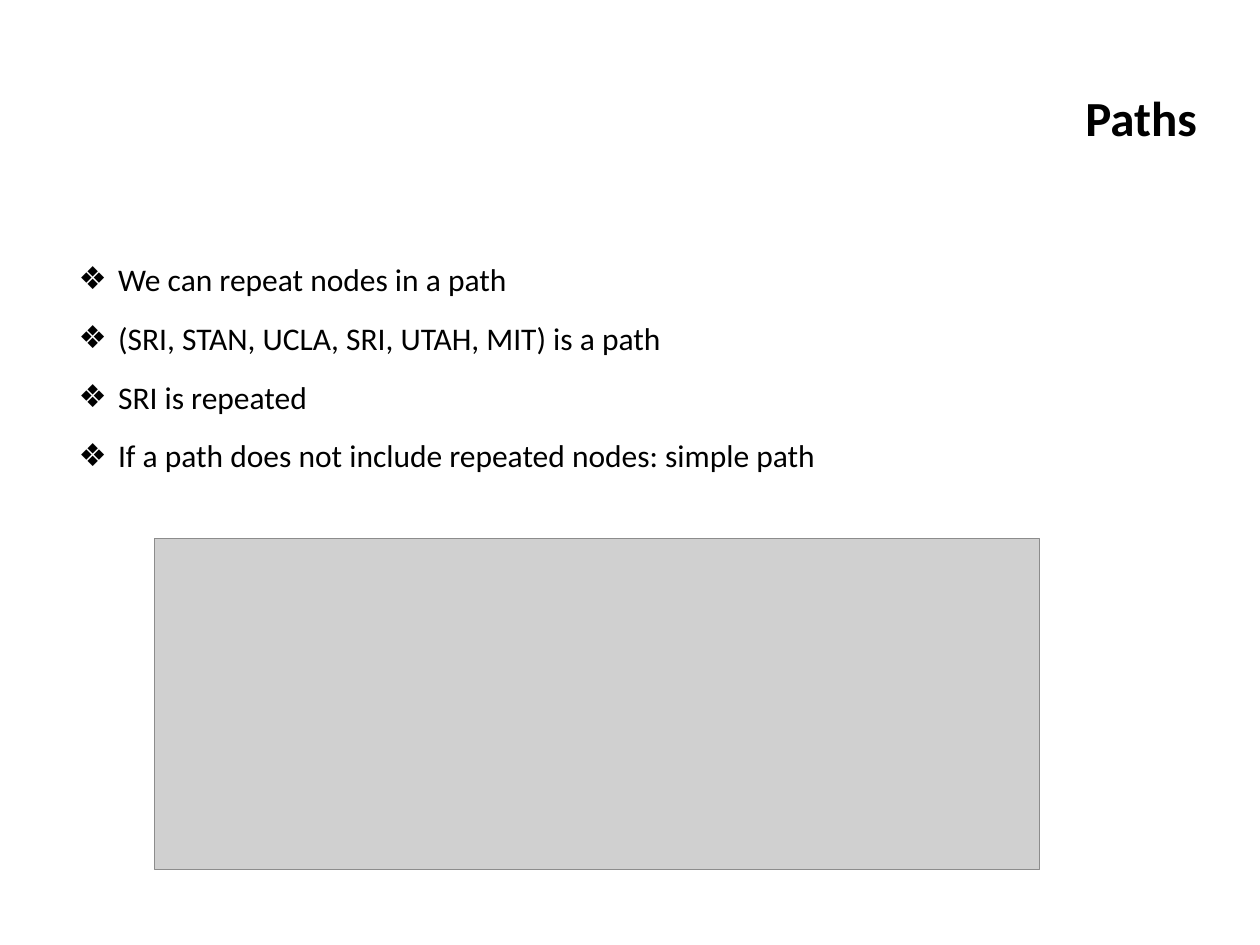
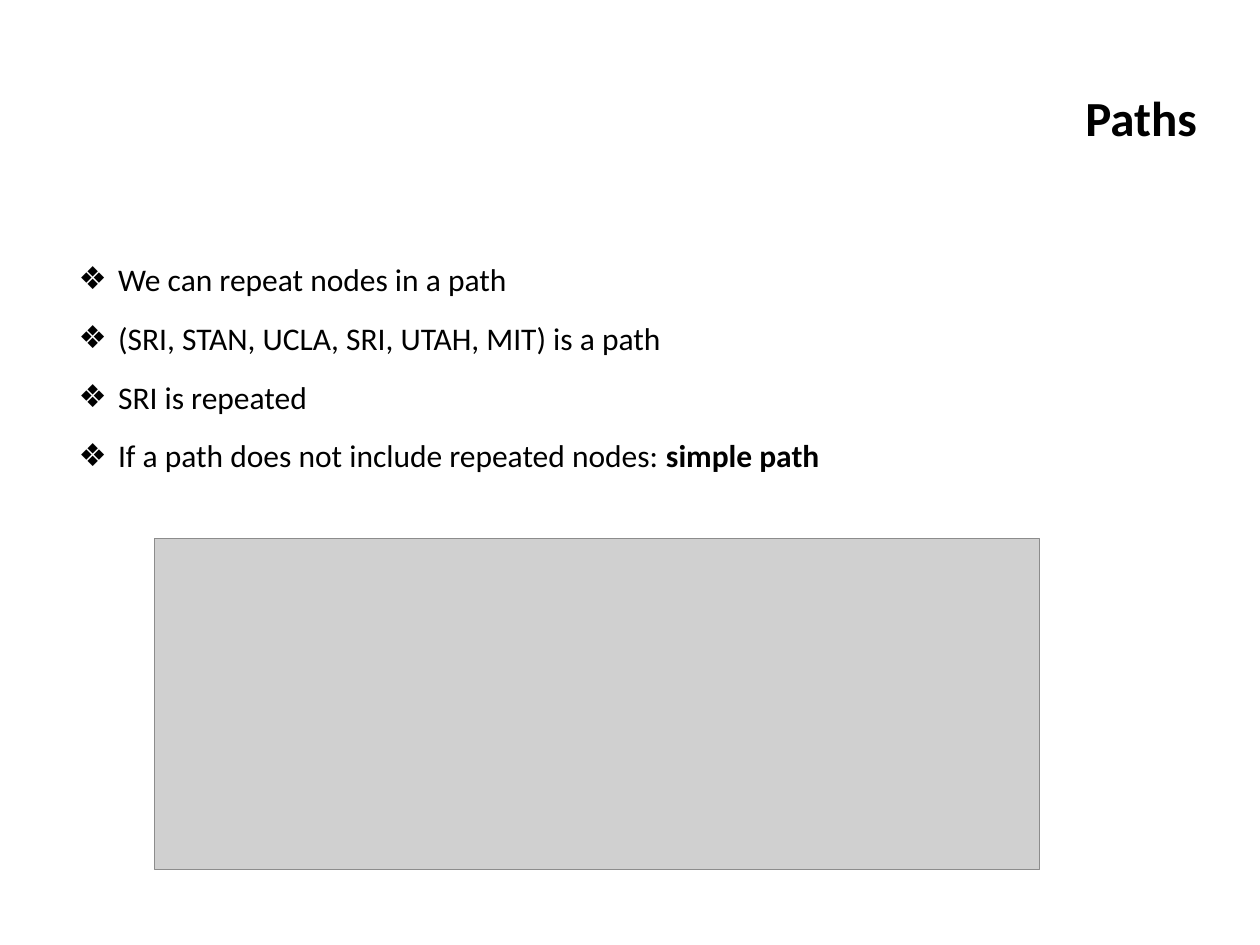
Before and after one commit to ifromm/dsa, a slide deck: slide 9 of slides/unit_6_trees.pptx. Drawn at 1260x945 pixels with LibreOffice and Linux fonts; fonts in the diff are those of the drawing; grey boxes stand for pictures; background and template pictures are left out. Boxes give left, top, right and bottom in pixels: in the first picture for what was removed or moved away, otherwise in the second. Text is boxed around its words. In the diff, an @@ line names an element or a change of style, - is before the commit and + after.

```diff
--- a/slides/unit_6_trees.pptx
+++ b/slides/unit_6_trees.pptx
@@ text at [118,445,819,472]: bold on in "simple path" @@
```
Also in this commit, not shown: 14 other slides changed, 2 other files.
